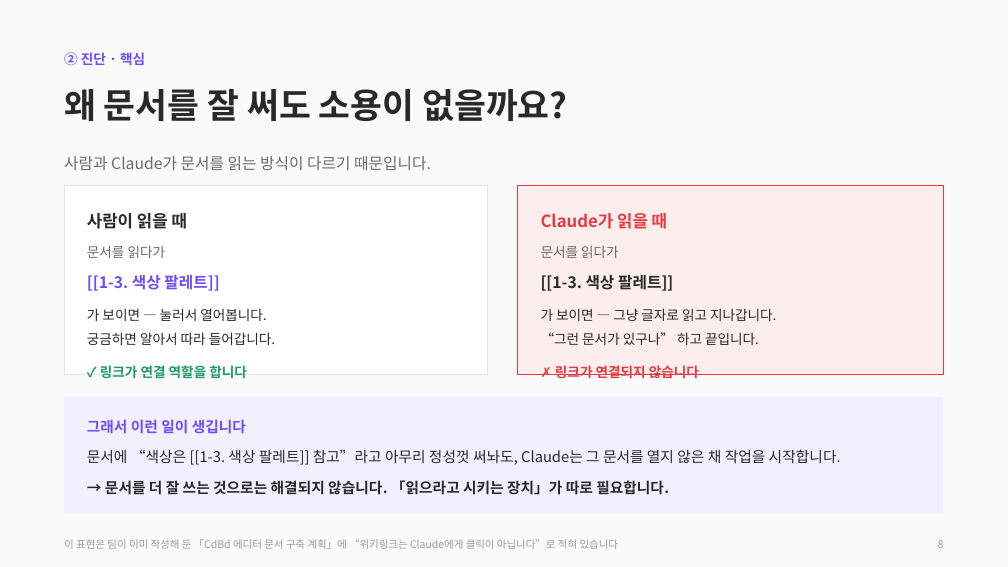
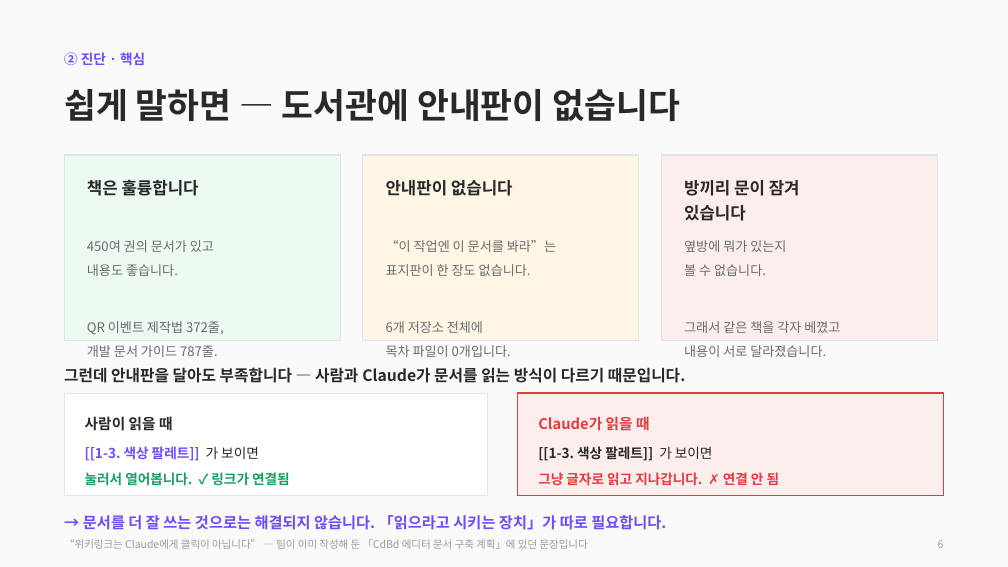
Before and after one commit to CdBd-in/design, a slide deck: slide 6 of CdBd 문서 체계 진단 및 개편 제안.pptx (slide 8 before the commit). Drawn at 1008x567 pixels with LibreOffice and Linux fonts; fonts in the diff are those of the drawing. Boxes give left, top, right and bottom in pixels: in the first picture for what was removed or moved away, otherwise in the second. Text is boxed around its words. In the diff, an @@ line names an element or a change of style, - is before the commit and + after.

```diff
--- a/CdBd 문서 체계 진단 및 개편 제안.pptx
+++ b/CdBd 문서 체계 진단 및 개편 제안.pptx
@@ text at (x1=64, y1=89, x2=680, y2=121): text changed @@
-왜 문서를 잘 써도 소용이 없을까요?
+쉽게 말하면 — 도서관에 안내판이 없습니다
@@ rectangle added at (x1=64, y1=155, x2=340, y2=340), fill #ECFAF2, outline #E4E4E4 1 pt @@
@@ text added at (x1=87, y1=179, x2=199, y2=196), 16 pt, text #292929, bold @@
+책은 훌륭합니다
@@ rectangle added at (x1=363, y1=155, x2=639, y2=340), fill #FFF6E6, outline #E4E4E4 1 pt @@
@@ rectangle added at (x1=662, y1=155, x2=938, y2=340), fill #FDEEEE, outline #E4E4E4 1 pt @@
@@ text added at (x1=386, y1=180, x2=513, y2=196), 16 pt, text #292929, bold @@
+안내판이 없습니다
@@ text added at (x1=684, y1=180, x2=800, y2=221), 16 pt, text #292929, bold @@
+방끼리 문이 잠겨
+있습니다
@@ text removed at (x1=541, y1=213, x2=667, y2=229) @@
-Claude가 읽을 때
@@ text at (x1=87, y1=240, x2=224, y2=357): text changed; size 16 to 12.5 pt; text colour #292929 to #6B6B6B; bold off @@
-사람이 읽을 때
+450여 권의 문서가 있고
+내용도 좋습니다.
+QR 이벤트 제작법 372줄,
+개발 문서 가이드 787줄.
@@ text added at (x1=386, y1=240, x2=556, y2=357), 12.5 pt, text #6B6B6B @@
+“이 작업엔 이 문서를 봐라”는
+표지판이 한 장도 없습니다.
+6개 저장소 전체에
+목차 파일이 0개입니다.
@@ text added at (x1=684, y1=240, x2=840, y2=357), 12.5 pt, text #6B6B6B @@
+옆방에 뭐가 있는지
+볼 수 없습니다.
+그래서 같은 책을 각자 베꼈고
+내용이 서로 달라졌습니다.
@@ text at (x1=64, y1=367, x2=686, y2=383): text changed; text colour #6B6B6B to #292929; bold on @@
-사람과 Claude가 문서를 읽는 방식이 다르기 때문입니다.
+그런데 안내판을 달아도 부족합니다 — 사람과 Claude가 문서를 읽는 방식이 다르기 때문입니다.
@@ rectangle resized from (x1=64, y1=185, x2=488, y2=374) to (x1=64, y1=393, x2=488, y2=495) @@
@@ rectangle removed at (x1=64, y1=397, x2=944, y2=514) @@
@@ text at (x1=85, y1=416, x2=290, y2=486): text changed; text colour #292929 to #1C9E63; bold on @@
-문서를 읽다가
-[[1-3. 색상 팔레트]]
-가 보이면 — 눌러서 열어봅니다.
-궁금하면 알아서 따라 들어갑니다.
-✓ 링크가 연결 역할을 합니다
+사람이 읽을 때
+[[1-3. 색상 팔레트]] 가 보이면
+눌러서 열어봅니다. ✓ 링크가 연결됨
@@ text at (x1=87, y1=419, x2=841, y2=465): paragraphs removed @@
-그래서 이런 일이 생깁니다
-문서에 “색상은 [[1-3. 색상 팔레트]] 참고”라고 아무리 정성껏 써놔도, Claude는 그 문서를 열지 않은 채 작업을 시작합니다.
@@ rectangle resized from (x1=518, y1=185, x2=944, y2=374) to (x1=518, y1=393, x2=944, y2=495) @@
@@ text at (x1=538, y1=416, x2=780, y2=486): text changed; text colour #292929 to #E53A40; bold on @@
-문서를 읽다가
-[[1-3. 색상 팔레트]]
-가 보이면 — 그냥 글자로 읽고 지나갑니다.
-“그런 문서가 있구나” 하고 끝입니다.
-✗ 링크가 연결되지 않습니다
+Claude가 읽을 때
+[[1-3. 색상 팔레트]] 가 보이면
+그냥 글자로 읽고 지나갑니다. ✗ 연결 안 됨
@@ text "→ 문서를 더 잘 쓰는 ..." moved from (x1=87, y1=419, x2=841, y2=495) to (x1=83, y1=515, x2=666, y2=530) @@
@@ text "→ 문서를 더 잘 쓰는 ..." at (x1=83, y1=515, x2=666, y2=530): size 14 to 14.5 pt, text colour #292929 to #6C4CFF; less space between paragraphs @@
@@ text at (x1=64, y1=539, x2=588, y2=549): text changed @@
-이 표현은 팀이 이미 작성해 둔 「CdBd 에디터 문서 구축 계획」에 “위키링크는 Claude에게 클릭이 아닙니다”로 적혀 있습니다
+“위키링크는 Claude에게 클릭이 아닙니다” — 팀이 이미 작성해 둔 「CdBd 에디터 문서 구축 계획」에 있던 문장입니다
```
Also in this commit, not shown: 16 other slides changed, 5 slides removed, 1 other file.
